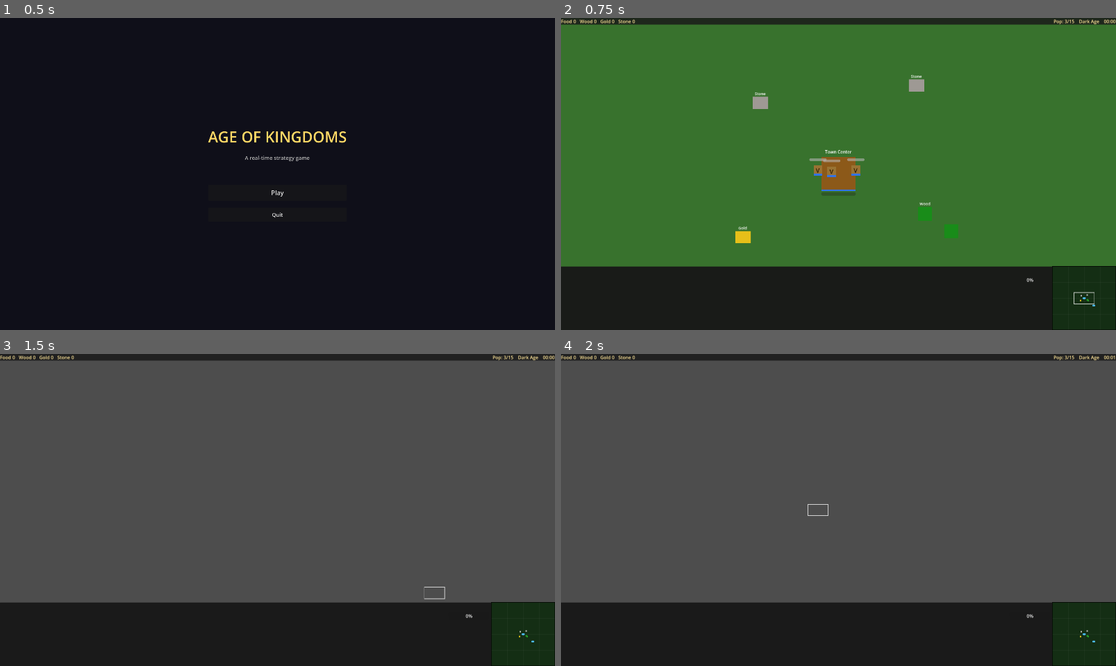
Above: before the commit, frames 1-4 (two rows, left to right).
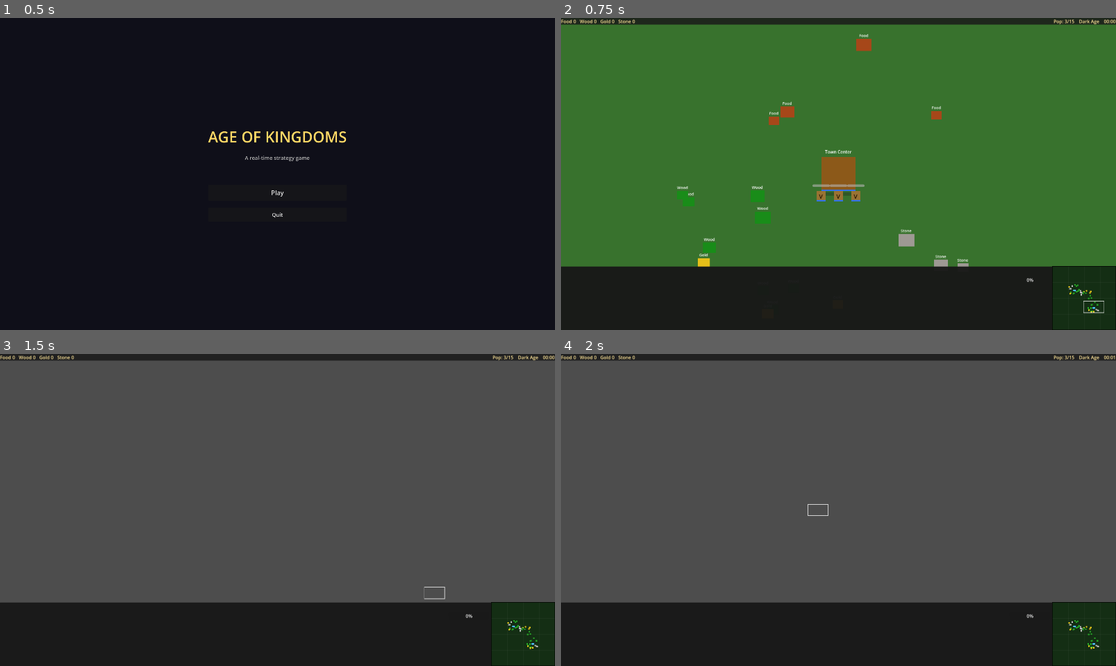
Above: after the commit, the same moments.

Repository: enrimr/rts-game-godot
Game: Godot game, scene res://scenes/game/main_menu.tscn
Two runs of this game, one before a commit and one after it. Both use one fixed random seed, a clock stepped at 60 frames per second and the inputs below.
Inputs (mouse positions are in pixels of both pictures, inside the frame that each line leads up to):
- Up to frame 1 (0.5 s): no input
- Up to frame 2 (0.75 s): click "Play" at 0.5 s
- Up to frame 3 (1.5 s): tap Enter at 1.25 s; drag from (521, 634) to (255, 510) at 1.27 s
- Up to frame 4 (2 s): no input

Frame 1 is identical in both runs. In frame 2, 2.4% of the frame differs, in the area x 20-98%, y 5-95%; in frame 3, less than 0.1%; in frame 4, less than 0.1%.

Commit message:
Add procedural map generation with symmetric resource layout
MapGenerator places two Town Centers on opposite sides of the map and
spawns a mirrored resource pack (8 wood, 3 gold, 3 stone, 4 food) around
each start. Neutral shared resources spawn near the center. All resource
nodes are created at runtime with random positions within clustered
angular spreads. Static resource nodes removed from game_world.tscn.
Camera starts centered on the player TC.

Co-Authored-By: Claude Sonnet 4.6 <noreply@anthropic.com>

Diff:
--- a/project/scenes/game/game_world.tscn
+++ b/project/scenes/game/game_world.tscn
@@ -1,28 +1,15 @@
-[gd_scene load_steps=13 format=3 uid="uid://placeholder_game_world"]
+[gd_scene load_steps=7 format=3 uid="uid://placeholder_game_world"]
 
 [ext_resource type="Script" path="res://scripts/game/game_world.gd" id="1_gwscript"]
 [ext_resource type="PackedScene" path="res://scenes/ui/hud/hud.tscn" id="2_hud"]
 [ext_resource type="Script" path="res://scripts/map/map_manager.gd" id="3_mapmgr"]
 [ext_resource type="Script" path="res://scripts/economy/drop_off_building.gd" id="4_dropoff"]
-[ext_resource type="Script" path="res://scripts/economy/resource_node.gd" id="5_resnode"]
 [ext_resource type="Script" path="res://scripts/buildings/town_center.gd" id="6_tc"]
 
 [sub_resource type="NavigationPolygon" id="NavigationPolygon_1"]
 vertices = PackedVector2Array(-2000, -2000, 2000, -2000, 2000, 2000, -2000, 2000)
-polygons = [PackedInt32Array(0, 1, 2, 3)]
+polygons = [PackedInt32Array(0, 3, 2, 1)]
 outlines = [PackedVector2Array(-2000, -2000, 2000, -2000, 2000, 2000, -2000, 2000)]
-
-[sub_resource type="RectangleShape2D" id="RectangleShape2D_ground"]
-size = Vector2(4000, 4000)
-
-[sub_resource type="CircleShape2D" id="CircleShape2D_dropoff"]
-radius = 32.0
-
-[sub_resource type="CircleShape2D" id="CircleShape2D_tree"]
-radius = 20.0
-
-[sub_resource type="StyleBoxFlat" id="StyleBoxFlat_ground"]
-bg_color = Color(0.22, 0.45, 0.18, 1.0)
 
 [node name="GameWorld" type="Node2D"]
 script = ExtResource("1_gwscript")
@@ -31,6 +18,7 @@
 color = Color(0.22, 0.45, 0.18, 1.0)
 polygon = PackedVector2Array(-2000, -2000, 2000, -2000, 2000, 2000, -2000, 2000)
 z_index = -10
+
 
 [node name="NavigationRegion2D" type="NavigationRegion2D" parent="."]
 navigation_polygon = SubResource("NavigationPolygon_1")
@@ -76,120 +64,6 @@
 show_percentage = false
 mouse_filter = 2
 
-[node name="Tree1" type="Node2D" parent="."]
-position = Vector2(200.0, 100.0)
-script = ExtResource("5_resnode")
-resource_type = 0
-initial_amount = 200.0
-
-[node name="TreeVisual1" type="ColorRect" parent="Tree1"]
-offset_left = -16.0
-offset_top = -24.0
-offset_right = 16.0
-offset_bottom = 8.0
-color = Color(0.1, 0.55, 0.1, 1.0)
-mouse_filter = 2
-
-[node name="TreeLabel1" type="Label" parent="Tree1"]
-offset_left = -20.0
-offset_top = -38.0
-offset_right = 20.0
-offset_bottom = -26.0
-text = "Wood"
-horizontal_alignment = 1
-theme_override_font_sizes/font_size = 9
-theme_override_colors/font_color = Color(1, 1, 1, 1)
-mouse_filter = 2
-
-[node name="Tree2" type="Node2D" parent="."]
-position = Vector2(260.0, 140.0)
-script = ExtResource("5_resnode")
-resource_type = 0
-initial_amount = 200.0
-
-[node name="TreeVisual2" type="ColorRect" parent="Tree2"]
-offset_left = -16.0
-offset_top = -24.0
-offset_right = 16.0
-offset_bottom = 8.0
-color = Color(0.1, 0.55, 0.1, 1.0)
-mouse_filter = 2
-
-[node name="GoldMine" type="Node2D" parent="."]
-position = Vector2(-220.0, 150.0)
-script = ExtResource("5_resnode")
-resource_type = 1
-initial_amount = 150.0
-
-[node name="GoldVisual" type="ColorRect" parent="GoldMine"]
-offset_left = -18.0
-offset_top = -18.0
-offset_right = 18.0
-offset_bottom = 10.0
-color = Color(0.9, 0.75, 0.1, 1.0)
-mouse_filter = 2
-
-[node name="GoldLabel" type="Label" parent="GoldMine"]
-offset_left = -20.0
-offset_top = -32.0
-offset_right = 20.0
-offset_bottom = -20.0
-text = "Gold"
-horizontal_alignment = 1
-theme_override_font_sizes/font_size = 9
-theme_override_colors/font_color = Color(1, 1, 1, 1)
-mouse_filter = 2
-
-[node name="StoneQuarry1" type="Node2D" parent="."]
-position = Vector2(180.0, -200.0)
-script = ExtResource("5_resnode")
-resource_type = 2
-initial_amount = 200.0
-
-[node name="StoneVisual1" type="ColorRect" parent="StoneQuarry1"]
-offset_left = -18.0
-offset_top = -18.0
-offset_right = 18.0
-offset_bottom = 10.0
-color = Color(0.62, 0.60, 0.58, 1.0)
-mouse_filter = 2
-
-[node name="StoneLabel1" type="Label" parent="StoneQuarry1"]
-offset_left = -22.0
-offset_top = -32.0
-offset_right = 22.0
-offset_bottom = -20.0
-text = "Stone"
-horizontal_alignment = 1
-theme_override_font_sizes/font_size = 9
-theme_override_colors/font_color = Color(1, 1, 1, 1)
-mouse_filter = 2
-
-[node name="StoneQuarry2" type="Node2D" parent="."]
-position = Vector2(-180.0, -160.0)
-script = ExtResource("5_resnode")
-resource_type = 2
-initial_amount = 200.0
-
-[node name="StoneVisual2" type="ColorRect" parent="StoneQuarry2"]
-offset_left = -18.0
-offset_top = -18.0
-offset_right = 18.0
-offset_bottom = 10.0
-color = Color(0.62, 0.60, 0.58, 1.0)
-mouse_filter = 2
-
-[node name="StoneLabel2" type="Label" parent="StoneQuarry2"]
-offset_left = -22.0
-offset_top = -32.0
-offset_right = 22.0
-offset_bottom = -20.0
-text = "Stone"
-horizontal_alignment = 1
-theme_override_font_sizes/font_size = 9
-theme_override_colors/font_color = Color(1, 1, 1, 1)
-mouse_filter = 2
-
 [node name="UnitsLayer" type="Node2D" parent="."]
 
 [node name="BuildingsLayer" type="Node2D" parent="."]
--- a/project/scripts/game/game_world.gd
+++ b/project/scripts/game/game_world.gd
@@ -2,6 +2,8 @@
 
 const VILLAGER_SCENE: PackedScene = preload("res://scenes/units/villager.tscn")
 const AI_TOWN_CENTER_SCENE: PackedScene = preload("res://scenes/buildings/town_center_ai.tscn")
+
+var _rng: RandomNumberGenerator = RandomNumberGenerator.new()
 
 const BUILDING_SCENES: Dictionary = {
 	"house":         "res://scenes/buildings/house.tscn",
@@ -57,15 +59,22 @@
 	ResourceManager.init_player(1)
 	PopulationManager.init_player(1)
 
+	_rng.randomize()
+	var map_data: Dictionary = MapGenerator.generate(self, _rng)
+
+	# Place player TC at generated position
+	drop_off.global_position = map_data["tc0"] as Vector2
+	camera.position = drop_off.global_position
+
 	for i: int in range(3):
 		var v: CharacterBody2D = VILLAGER_SCENE.instantiate()
 		units_layer.add_child(v)
-		v.global_position = drop_off.global_position + Vector2(i * 40 - 40, 0.0)
+		v.global_position = drop_off.global_position + Vector2(i * 40 - 40, 60.0)
 		v.set("player_id", 0)
 		PopulationManager.add_unit(0)
 		EventBus.unit_spawned.emit(v, 0)
 
-	_setup_ai()
+	_setup_ai(map_data["tc1"] as Vector2)
 
 	hud.action_requested.connect(_on_action_requested)
 	EventBus.unit_spawned.connect(_on_unit_spawned)
@@ -78,10 +87,9 @@
 
 	GameManager.start_game([{"id": 0}, {"id": 1}])
 
-func _setup_ai() -> void:
-	# Spawn AI town center on opposite side of map
+func _setup_ai(tc_pos: Vector2) -> void:
 	_ai_town_center = AI_TOWN_CENTER_SCENE.instantiate() as Node2D
-	_ai_town_center.global_position = Vector2(600.0, 400.0)
+	_ai_town_center.global_position = tc_pos
 	_ai_town_center.set("player_id", 1)
 	buildings_layer.add_child(_ai_town_center)
 
--- /dev/null
+++ b/project/scripts/map/map_generator.gd
@@ -0,0 +1,145 @@
+class_name MapGenerator
+
+## Generates a symmetric random map for two players.
+## Each player gets an identical resource layout, rotated 180° around the
+## map center so both starts are fair.
+
+const MAP_HALF: float = 1800.0   # usable radius from center
+
+# Visual colors per resource type
+const RES_COLORS: Dictionary = {
+	ResourceNode.ResourceType.WOOD:       Color(0.10, 0.55, 0.10, 1.0),
+	ResourceNode.ResourceType.GOLD:       Color(0.90, 0.75, 0.10, 1.0),
+	ResourceNode.ResourceType.STONE:      Color(0.62, 0.60, 0.58, 1.0),
+	ResourceNode.ResourceType.FOOD_HUNT:  Color(0.65, 0.28, 0.10, 1.0),
+}
+
+const RES_LABELS: Dictionary = {
+	ResourceNode.ResourceType.WOOD:       "Wood",
+	ResourceNode.ResourceType.GOLD:       "Gold",
+	ResourceNode.ResourceType.STONE:      "Stone",
+	ResourceNode.ResourceType.FOOD_HUNT:  "Food",
+}
+
+# Resource pack spawned near each Town Center.
+# Each entry: [type, count, amount_per_node, radius_min, radius_max]
+const RESOURCE_PACK: Array = [
+	[ResourceNode.ResourceType.WOOD,      8, 200.0, 180.0, 380.0],
+	[ResourceNode.ResourceType.GOLD,      3, 150.0, 220.0, 380.0],
+	[ResourceNode.ResourceType.STONE,     3, 180.0, 220.0, 380.0],
+	[ResourceNode.ResourceType.FOOD_HUNT, 4, 120.0, 160.0, 320.0],
+]
+
+# Neutral shared resources near the center of the map.
+const NEUTRAL_PACK: Array = [
+	[ResourceNode.ResourceType.GOLD,  4, 200.0],
+	[ResourceNode.ResourceType.STONE, 4, 220.0],
+	[ResourceNode.ResourceType.WOOD,  6, 200.0],
+]
+
+static func generate(parent: Node2D, rng: RandomNumberGenerator) -> Dictionary:
+	# Pick TC positions: two opposite quadrants, random within bounds
+	var tc0_pos: Vector2 = _random_tc_pos(rng, -1.0)
+	var tc1_pos: Vector2 = -tc0_pos   # symmetric
+
+	# Spawn resources for each player around their TC
+	_spawn_player_resources(parent, rng, tc0_pos)
+	_spawn_player_resources(parent, rng, tc1_pos)
+
+	# Neutral resources near the center
+	_spawn_neutral_resources(parent, rng)
+
+	return {"tc0": tc0_pos, "tc1": tc1_pos}
+
+static func _random_tc_pos(rng: RandomNumberGenerator, side: float) -> Vector2:
+	# Place TC in the left-ish half, far enough from the edge
+	var x: float = rng.randf_range(-MAP_HALF * 0.55, -MAP_HALF * 0.25) * side
+	var y: float = rng.randf_range(-MAP_HALF * 0.45,  MAP_HALF * 0.45)
+	return Vector2(x, y)
+
+static func _spawn_player_resources(parent: Node2D, rng: RandomNumberGenerator, tc_pos: Vector2) -> void:
+	for entry: Variant in RESOURCE_PACK:
+		var arr: Array = entry as Array
+		var rtype: ResourceNode.ResourceType = arr[0] as ResourceNode.ResourceType
+		var count: int  = arr[1] as int
+		var amount: float = arr[2] as float
+		var rmin: float  = arr[3] as float
+		var rmax: float  = arr[4] as float
+		_spawn_cluster(parent, rng, tc_pos, rtype, count, amount, rmin, rmax)
+
+static func _spawn_neutral_resources(parent: Node2D, rng: RandomNumberGenerator) -> void:
+	for entry: Variant in NEUTRAL_PACK:
+		var arr: Array = entry as Array
+		var rtype: ResourceNode.ResourceType = arr[0] as ResourceNode.ResourceType
+		var count: int   = arr[1] as int
+		var amount: float = arr[2] as float
+		_spawn_cluster(parent, rng, Vector2.ZERO, rtype, count, amount, 200.0, 600.0)
+
+static func _spawn_cluster(
+		parent: Node2D,
+		rng: RandomNumberGenerator,
+		center: Vector2,
+		rtype: ResourceNode.ResourceType,
+		count: int,
+		amount: float,
+		radius_min: float,
+		radius_max: float) -> void:
+
+	# Pick a random anchor angle for the whole cluster, then spread nodes around it.
+	var anchor_angle: float = rng.randf() * TAU
+	var spread: float = PI * 0.35  # ±~63° around anchor
+
+	for i: int in range(count):
+		var angle: float = anchor_angle + rng.randf_range(-spread, spread)
+		var dist: float  = rng.randf_range(radius_min, radius_max)
+		var pos: Vector2 = center + Vector2(cos(angle), sin(angle)) * dist
+		pos.x = clampf(pos.x, -MAP_HALF, MAP_HALF)
+		pos.y = clampf(pos.y, -MAP_HALF, MAP_HALF)
+		var node_amount: float = amount * rng.randf_range(0.8, 1.2)
+		_create_resource_node(parent, rng, pos, rtype, node_amount)
+
+static func _create_resource_node(
+		parent: Node2D,
+		rng: RandomNumberGenerator,
+		pos: Vector2,
+		rtype: ResourceNode.ResourceType,
+		amount: float) -> void:
+
+	var node: Node2D = Node2D.new()
+	node.set_script(load("res://scripts/economy/resource_node.gd"))
+	node.set("resource_type", rtype)
+	node.set("initial_amount", amount)
+	parent.add_child(node)
+	node.global_position = pos
+
+	# Visual rect — size varies a bit per node for a natural look
+	var base_size: float = 14.0 + rng.randf_range(-2.0, 4.0)
+	var rect: ColorRect = ColorRect.new()
+	rect.color = RES_COLORS.get(rtype, Color(1, 1, 1)) as Color
+	rect.mouse_filter = Control.MOUSE_FILTER_IGNORE
+	rect.offset_left   = -base_size
+	rect.offset_top    = -base_size
+	rect.offset_right  =  base_size
+	rect.offset_bottom =  base_size * 0.6
+	node.add_child(rect)
+
+	var label: Label = Label.new()
+	label.text = RES_LABELS.get(rtype, "") as String
+	label.horizontal_alignment = HORIZONTAL_ALIGNMENT_CENTER
+	label.mouse_filter = Control.MOUSE_FILTER_IGNORE
+	label.offset_left   = -20.0
+	label.offset_top    = -base_size - 14.0
+	label.offset_right  =  20.0
+	label.offset_bottom = -base_size - 2.0
+	label.add_theme_font_size_override("font_size", 9)
+	label.add_theme_color_override("font_color", Color(1, 1, 1, 1))
+	node.add_child(label)
+
+	# Collision for click detection
+	var area: Area2D = Area2D.new()
+	var shape: CollisionShape2D = CollisionShape2D.new()
+	var circle: CircleShape2D = CircleShape2D.new()
+	circle.radius = base_size + 4.0
+	shape.shape = circle
+	area.add_child(shape)
+	node.add_child(area)
